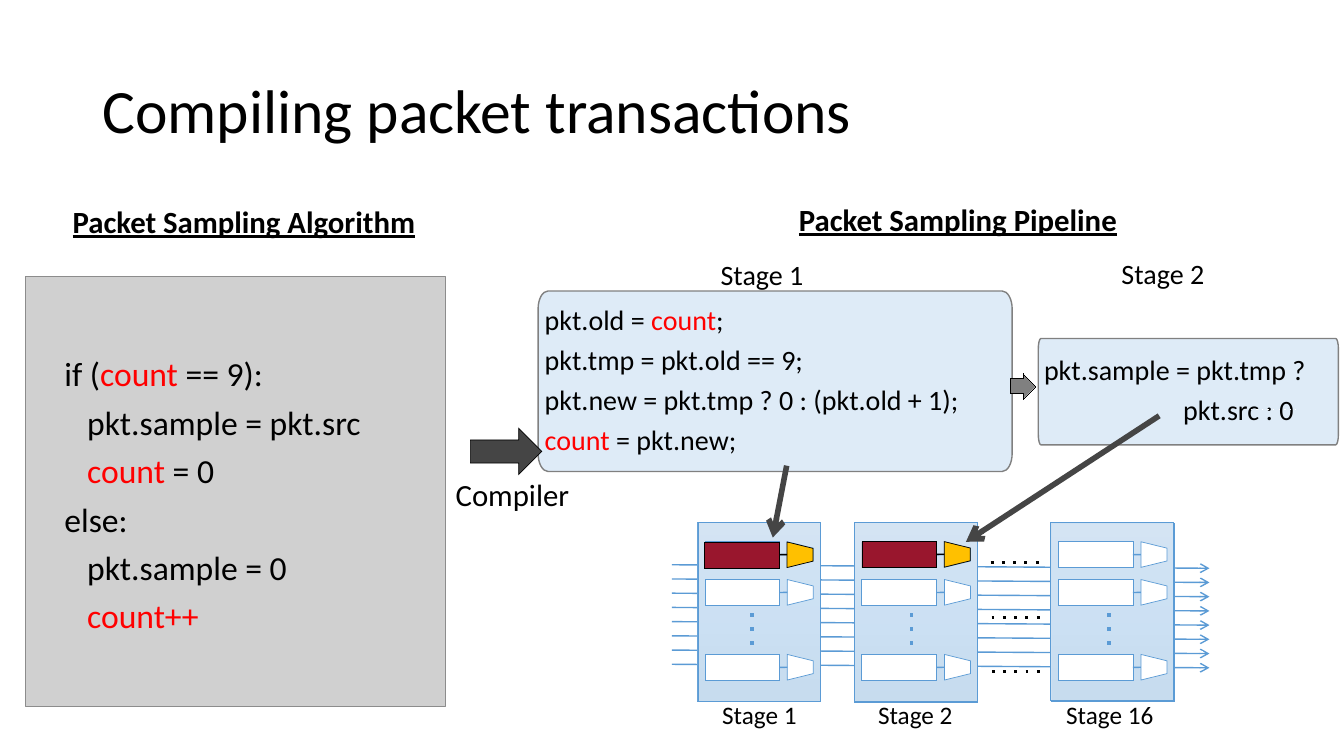
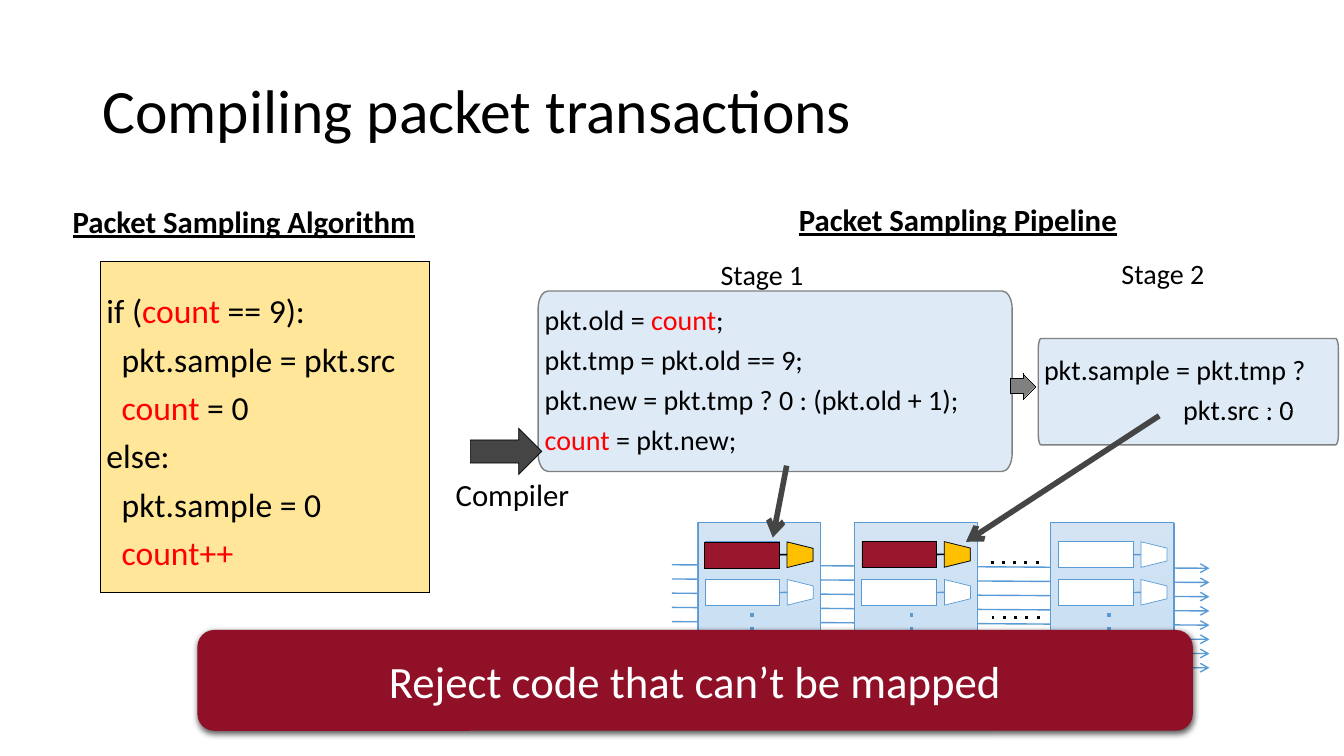
Before and after one commit to anirudhSK/pifo-domino-marple-ppts, a slide deck: slide 25 of combined_domino_pifo.pptx. Drawn at 1344x756 pixels with LibreOffice and Linux fonts; fonts in the diff are those of the drawing; grey boxes stand for pictures. Boxes give left, top, right and bottom in pixels: in the first picture for what was removed or moved away, otherwise in the second. Text is boxed around its words. In the diff, an @@ line names an element or a change of style, - is before the commit and + after.

```diff
--- a/combined_domino_pifo.pptx
+++ b/combined_domino_pifo.pptx
@@ rectangle added at [101, 261, 430, 593], fill #FFE699, outline #000000 0.5 pt @@
@@ picture removed at [25, 276, 446, 706] @@
@@ text "if (count == 9):" rewrapped from [64, 361, 361, 629] to [106, 298, 395, 566] @@
@@ rounded rectangle added at [198, 630, 1194, 731], fill #901028, 32 pt, text #FFFFFF @@
+Reject code that can’t be mapped
@@ group removed at [706, 654, 1167, 681]: 4 lines, 3 rectangles, 3 trapezoids @@
```
Also in this commit, not shown: 10 other slides changed.
